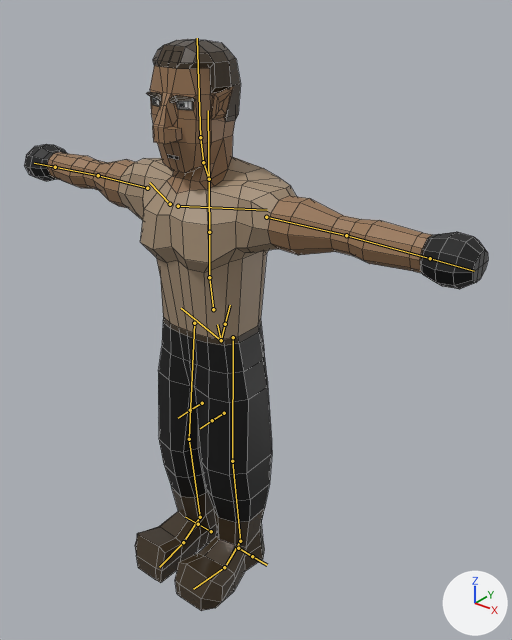
The FBX model Assets/PlayerModel.fbx, before and after one commit.
Both versions are drawn from a camera (50 mm lens) standing at (2.0, -2.1, 2.79) and looking at (0.17, 0.18, 1.37). The axes (+X, +Y, +Z) are drawn at lower right. The lights are the same throughout. The older version comes first. The bones that change, and the others that lie on the model, are drawn over the model as lines. Mesh edges are drawn as thin lines.

Objects in the first picture: 'Human.Mesh'.
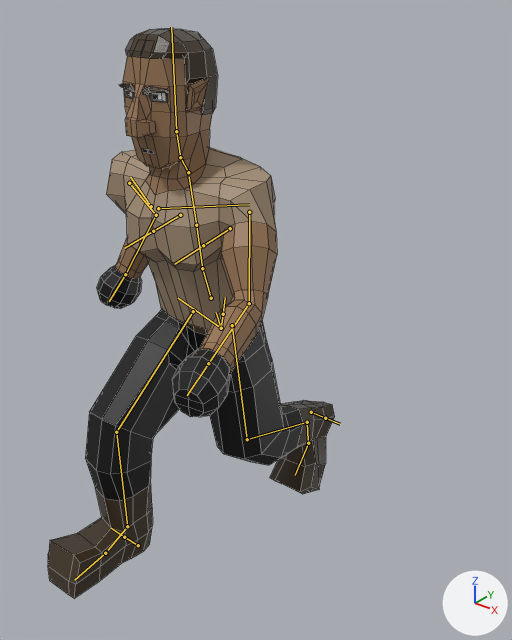
The newer file adds an action. The first version stands in its rest pose; the second is drawn at frame 15 of the action 'Leap'.

What differs and where, as boxes (x1, y1, x2, y2) in the pictures (512 x 640 px):
'Human.Mesh', posed (38% narrower): before (24, 39, 488, 611); after (48, 28, 335, 598)
bone 'spine', root to tip: before (221, 340) to (217, 324); after (221, 328) to (216, 312)
bone 'spine.001', root to tip: before (213, 309) to (209, 277); after (211, 298) to (202, 268)
bone 'spine.005', root to tip: before (203, 162) to (200, 137); after (180, 157) to (176, 131)
bone 'upper_arm.L', root to tip: before (266, 217) to (346, 235); after (249, 212) to (249, 303)
bone 'forearm.L', root to tip: before (346, 235) to (430, 258); after (249, 303) to (208, 363)
bone 'upper_arm.R', root to tip: before (147, 188) to (98, 175); after (129, 183) to (156, 215)
bone 'forearm.R', root to tip: before (98, 175) to (55, 167); after (156, 215) to (125, 274)
bone 'thigh.L', root to tip: before (233, 337) to (232, 461); after (232, 325) to (247, 439)
bone 'shin.L', root to tip: before (232, 461) to (240, 541); after (247, 439) to (307, 422)
bone 'thigh.R', root to tip: before (194, 323) to (189, 439); after (193, 311) to (116, 432)
bone 'shin.R', root to tip: before (189, 439) to (200, 517); after (116, 432) to (127, 526)
bone 'foot.R', root to tip: before (200, 517) to (185, 539); after (127, 526) to (108, 550)
bone 'toe.R', root to tip: before (183, 542) to (159, 567); after (105, 553) to (74, 580)

The edits, one by one:
Bone 'spine' (bone_spine) moves from (0.0, 0.0, 0.0) to (0.0, 0.106, -0.027).
Bone 'spine' (bone_spine) turns from (0, 0, 0) to (5, 0, 0) degrees about its own x, y and z.
Bone 'spine.001' (bone_spine_001) turns from (0, 0, 0) to (5, 0, 0) degrees about its own x, y and z.
Bone 'spine.005' (bone_spine_005) turns from (0, 0, 0) to (-10, 0, 0) degrees about its own x, y and z.
Bone 'upper_arm.L' (bone_upper_arm_l) turns from (0, 0, 0) to (46, -13, -72) degrees about its own x, y and z.
Bone 'forearm.L' (bone_forearm_l) turns from (0, 0, 0) to (38, -16, -22) degrees about its own x, y and z.
Bone 'upper_arm.R' (bone_upper_arm_r) turns from (0, 0, 0) to (-30, -10, 71) degrees about its own x, y and z.
Bone 'forearm.R' (bone_forearm_r) turns from (0, 0, 0) to (67, 6, 16) degrees about its own x, y and z.
Bone 'thigh.L' (bone_thigh_l) turns from (0, 0, 0) to (6, 0, 0) degrees about its own x, y and z.
Bone 'shin.L' (bone_shin_l) turns from (0, 0, 0) to (56, 0, 0) degrees about its own x, y and z.
Bone 'thigh.R' (bone_thigh_r) turns from (0, 0, 0) to (-50, 2, -1) degrees about its own x, y and z.
Bone 'shin.R' (bone_shin_r) turns from (0, 0, 0) to (40, 0, 0) degrees about its own x, y and z.
Bone 'foot.R' (bone_foot_r) turns from (0, 0, 0) to (-5, -1, -1) degrees about its own x, y and z.
Bone 'toe.R' (bone_toe_r) turns from (0, 0, 0) to (-6, 1, 0) degrees about its own x, y and z.
